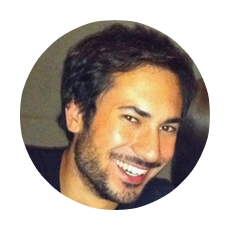
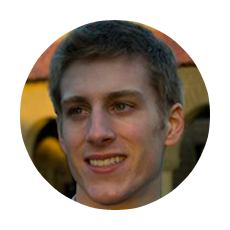
Two versions of the same layered image (230x230). Layer-by-layer changes:
renamed "Screen Shot 2012-02-03 at 10.18.45 AM" to "blake", showed it, painted on it over [20, 20, 210, 210]
hid "Calque 1" over [20, 20, 210, 210]
